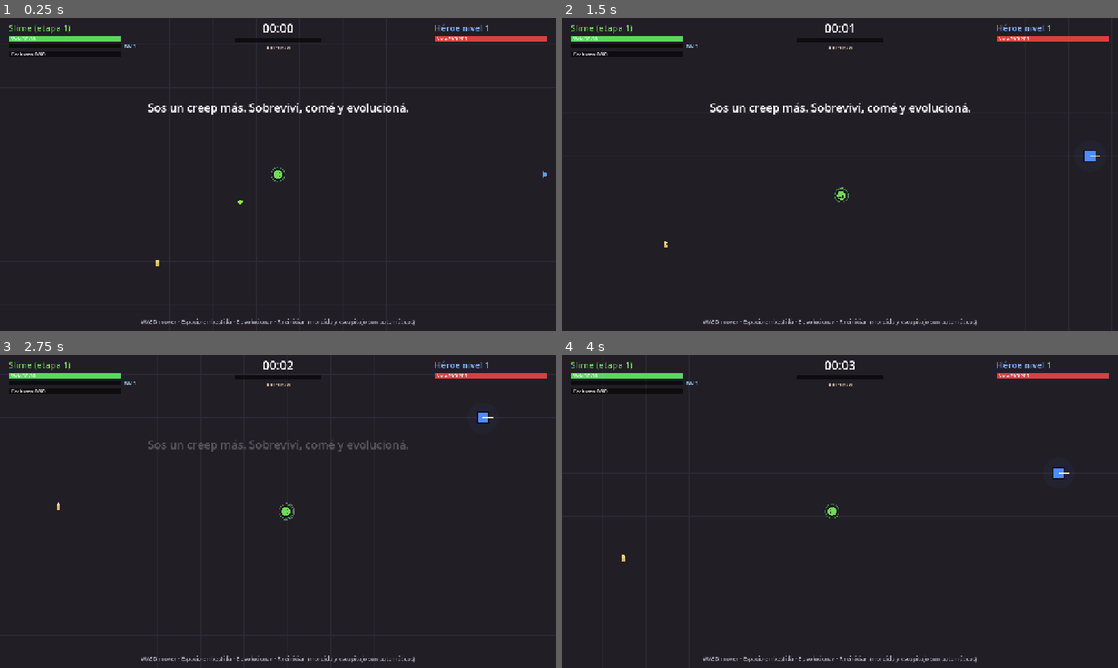
Above: before the commit, frames 1-4 (two rows, left to right).
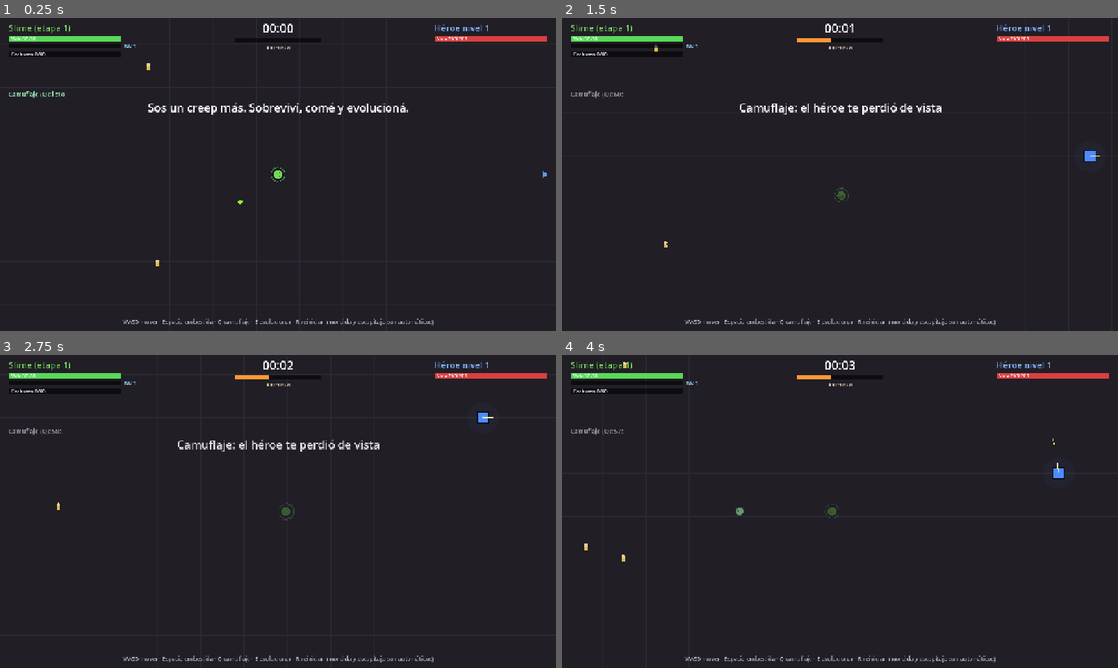
Above: after the commit, the same moments.

Repository: FedeOsorio/survive-the-hero
Game: Godot game, scene res://scenes/main.tscn
Two runs of this game, one before a commit and one after it. Both use one fixed random seed, a clock stepped at 60 frames per second and the inputs below.
Inputs (mouse positions are in pixels of both pictures, inside the frame that each line leads up to):
- Up to frame 1 (0.25 s): no input
- Up to frame 2 (1.5 s): tap Enter at 0.5 s; move the mouse to (962, 158) at 0.52 s; hold D (move_right) 0.53-1.28 s; tap Q (stealth, bound only after the commit) at 0.6 s; click (962, 158) at 0.67 s; move the mouse to (728, 190) at 1.27 s; hold S (move_down) from 1.28 s (still down); tap Space (dash) at 1.35 s
- Up to frame 3 (2.75 s): tap Q (stealth, bound only after the commit) at 1.55, 2.3 s; move the mouse to (333, 442) at 2.02 s; release S (move_down) at 2.03 s; hold D (move_right) from 2.03 s (still down); tap E (evolve) at 2.1 s
- Up to frame 4 (4 s): move the mouse to (812, 574) at 2.77 s; release D (move_right) at 2.78 s; hold W (move_up) 2.78-3.53 s; tap 1 (pick_1) at 2.85 s; click (812, 574) at 2.92 s; tap Q (stealth, bound only after the commit) at 3.05, 3.8 s; move the mouse to (1006, 558) at 3.52 s; hold A (move_left) from 3.53 s (still down); tap 2 (pick_2) at 3.6 s

The runs differ from the first frame. In frame 1, 0.5% of the frame differs, in the area x 1-78%, y 14-99%; in frame 2, 1.4%, in the area x 1-78%, y 6-99%; in frame 3, 1.4%; in frame 4, 0.7%.

Commit message:
Civiles que gritan y atraen al héroe, más civiles y camuflaje (Q)

Diff:
--- a/scripts/balance.gd
+++ b/scripts/balance.gd
@@ -50,13 +50,22 @@
 const LEAD_DAMAGE_PER_RANK := 0.25
 
 # Civiles: comida que huye de vos, lejos del héroe.
-const CIVILIANS_START := 14
-const CIVILIANS_MAX := 24
-const CIVILIAN_RESPAWN := 6.0
+const CIVILIANS_START := 24
+const CIVILIANS_MAX := 40
+const CIVILIAN_RESPAWN := 3.0
 const CIVILIAN_HP := 8.0
 const CIVILIAN_SPEED := 85.0
 const CIVILIAN_FLEE_RADIUS := 220.0
 const CIVILIAN_BIOMASS := 4.0
+# Comer civiles hace ruido: suma amenaza y el héroe va a investigar el lugar.
+const THREAT_PER_CIVILIAN := 5.0
+const ALARM_TIME := 8.0 # segundos que el héroe busca en el lugar del grito
+const ALARM_PULL := 1.6 # qué tanto le importa ir a investigar frente a farmear
+
+# Camuflaje (Q): te saca del radar del héroe. Una vez por minuto.
+const STEALTH_COOLDOWN := 60.0
+const STEALTH_TIME := 4.0 # segundos en que el héroe no te puede apuntar
+const STEALTH_THREAT_LEFT := 0.4 # la amenaza queda en este % del umbral
 
 # --- Amenaza y detección -----------------------------------------------------
 const DETECTION_THRESHOLD := 150.0
--- a/scripts/creep.gd
+++ b/scripts/creep.gd
@@ -37,6 +37,8 @@
 var _dash_hit := false
 var _spit_cd := 0.0
 var _flash := 0.0
+var stealth_cd := 0.0
+var stealth_t := 0.0 # mientras dura, el héroe no te puede apuntar
 var _rng := RandomNumberGenerator.new()
 
 
@@ -125,6 +127,10 @@
 		input = Input.get_vector("move_left", "move_right", "move_up", "move_down")
 		want_dash = Input.is_action_just_pressed("dash")
 		want_evolve = Input.is_action_just_pressed("evolve")
+		if Input.is_action_just_pressed("stealth") and stealth_cd <= 0.0:
+			stealth_cd = B.STEALTH_COOLDOWN
+			stealth_t = B.STEALTH_TIME
+			world.lose_aggro()
 	if input.length() > 0.1:
 		_facing = input.normalized()
 
@@ -143,6 +149,9 @@
 	_spit_cd = maxf(_spit_cd - delta, 0.0)
 	_bite_fx = maxf(_bite_fx - delta, 0.0)
 	_flash = maxf(_flash - delta, 0.0)
+	stealth_cd = maxf(stealth_cd - delta, 0.0)
+	stealth_t = maxf(stealth_t - delta, 0.0)
+	modulate.a = 0.35 if stealth_t > 0.0 else 1.0
 	_combo_t -= delta
 	if _combo_t <= 0.0:
 		combo = 1.0
--- a/scripts/hero.gd
+++ b/scripts/hero.gd
@@ -169,7 +169,9 @@
 func _target_valid() -> bool:
 	if target == null or not is_instance_valid(target):
 		return false
-	return target == world.player or world.minions.has(target)
+	if target == world.player:
+		return world.player.stealth_t <= 0.0
+	return world.minions.has(target)
 
 
 # --- Decisiones --------------------------------------------------------------
@@ -201,6 +203,12 @@
 		if gem != null:
 			steer += (gem.position - position).normalized() * (2.2 if danger < 3.0 else 0.8)
 
+	# 2b. si un civil gritó, va a investigar el lugar
+	if world.alarm_t > 0.0 and not low_hp and not world.detected:
+		var to_alarm: Vector2 = world.alarm_pos - position
+		if to_alarm.length() > 40.0:
+			steer += to_alarm.normalized() * B.ALARM_PULL
+
 	# 3. con el jugador detectado lo persigue a distancia de tiro; a la horda
 	#    no la busca (ya viene sola), solo se aleja si está muy encima
 	if _target_valid() and not low_hp:
@@ -228,7 +236,8 @@
 	var best_score := -INF
 	var reach := B.HERO_RANGE * 1.3
 	var candidates: Array = world.minions.duplicate()
-	candidates.append(world.player)
+	if world.player.stealth_t <= 0.0:
+		candidates.append(world.player)
 	for c in candidates:
 		var d := position.distance_to(c.position)
 		if d > reach and not (c == world.player and world.detected):
--- a/scripts/hud.gd
+++ b/scripts/hud.gd
@@ -58,6 +58,8 @@
 			_text(font, Vector2(20, 112), "¡Pulsá E para evolucionar!", 18, Color(1, 0.9, 0.3))
 	else:
 		_text(font, Vector2(20, 88), "Forma final", 14, Color(0.9, 0.8, 0.8))
+	var st := "Camuflaje (Q): listo" if p.stealth_cd <= 0.0 else "Camuflaje (Q): %ds" % int(ceil(p.stealth_cd))
+	_text(font, Vector2(20, 180), st, 14, Color(0.6, 0.9, 0.7) if p.stealth_cd <= 0.0 else Color(0.6, 0.6, 0.65))
 	if p.hunger() > 1.0:
 		_text(font, Vector2(20, 158), "Hambre x%.2f" % p.hunger(), 16, Color(0.9, 0.4, 0.4))
 	if p.combo > 1.0:
@@ -79,7 +81,7 @@
 	_hero_pointer(h)
 
 	_text_centered(font, Vector2(size.x * 0.5, size.y - 16),
-		"WASD mover · Espacio embestida · E evolucionar · R reiniciar  (mordida y escupitajo son automáticos)", 13, Color(0.7, 0.7, 0.75))
+		"WASD mover · Espacio embestida · Q camuflaje · E evolucionar · R reiniciar  (mordida y escupitajo son automáticos)", 13, Color(0.7, 0.7, 0.75))
 
 	if _banner_t > 0.0:
 		_text_centered(font, Vector2(size.x * 0.5, size.y * 0.3), _banner_text, 26, Color(1, 1, 1, minf(_banner_t, 1.0)))
--- a/scripts/main.gd
+++ b/scripts/main.gd
@@ -37,6 +37,8 @@
 var civilians: Array = []
 var _civilian_t := 0.0
 var _elite_t := 0.0
+var alarm_pos := Vector2.ZERO # último grito de un civil; el héroe va a investigar
+var alarm_t := 0.0
 
 var hud
 var _entities: Node2D
@@ -94,6 +96,7 @@
 	var minute := elapsed / 60.0
 
 	add_threat(player.stage * B.THREAT_PASSIVE_PER_STAGE * delta)
+	alarm_t = maxf(alarm_t - delta, 0.0)
 	_elite_t += delta
 	if _elite_t >= B.ELITE_EVERY:
 		_elite_t = 0.0
@@ -151,6 +154,9 @@
 
 func on_civilian_killed(c) -> void:
 	civilians.erase(c)
+	add_threat(B.THREAT_PER_CIVILIAN)
+	alarm_pos = c.position
+	alarm_t = B.ALARM_TIME
 	var corpse = Corpse.new()
 	corpse.world = self
 	corpse.position = c.position
@@ -230,6 +236,14 @@
 		set_detected()
 
 
+## Camuflaje del jugador: vuelve a no estar detectado y borra el rastro.
+func lose_aggro() -> void:
+	detected = false
+	threat = B.DETECTION_THRESHOLD * B.STEALTH_THREAT_LEFT
+	alarm_t = 0.0
+	hud.banner("Camuflaje: el héroe te perdió de vista")
+
+
 func set_detected() -> void:
 	if detected:
 		return
@@ -282,6 +296,7 @@
 	_add_action("move_down", [KEY_S, KEY_DOWN], [[JOY_AXIS_LEFT_Y, 1.0]], [JOY_BUTTON_DPAD_DOWN])
 	_add_action("dash", [KEY_SPACE, KEY_SHIFT], [], [JOY_BUTTON_RIGHT_SHOULDER])
 	_add_action("evolve", [KEY_E, KEY_L], [], [JOY_BUTTON_Y])
+	_add_action("stealth", [KEY_Q], [], [JOY_BUTTON_LEFT_SHOULDER])
 	_add_action("pick_1", [KEY_1, KEY_KP_1], [], [JOY_BUTTON_X])
 	_add_action("pick_2", [KEY_2, KEY_KP_2], [], [JOY_BUTTON_A])
 	_add_action("pick_3", [KEY_3, KEY_KP_3], [], [JOY_BUTTON_B])
Not shown, changed: README.md
